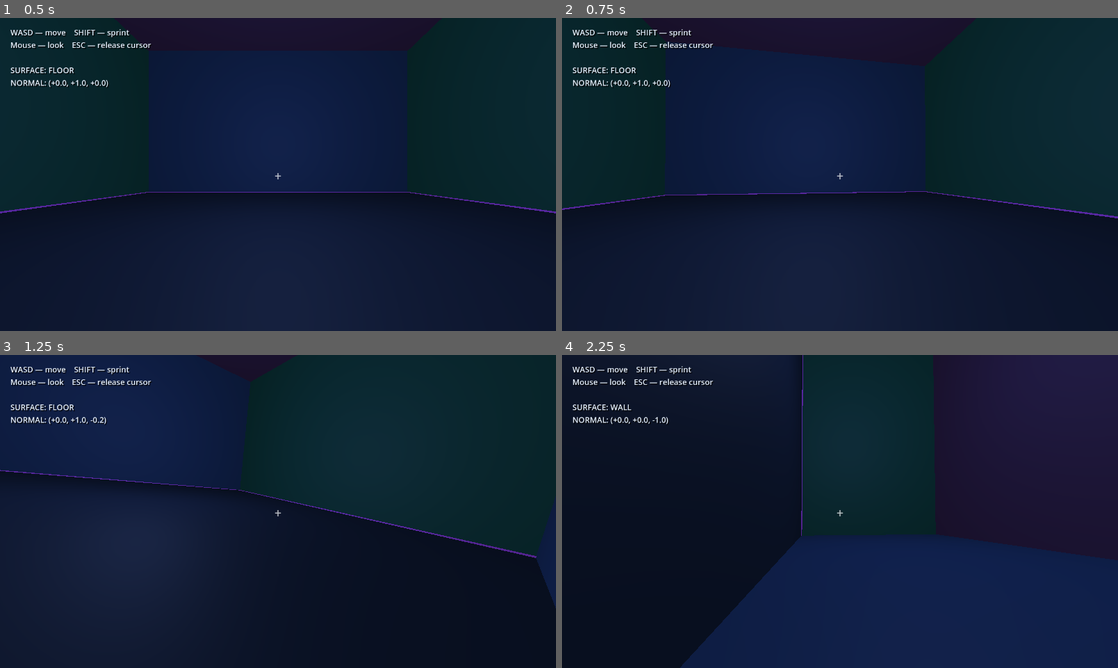
Above: before the commit, frames 1-4 (two rows, left to right).
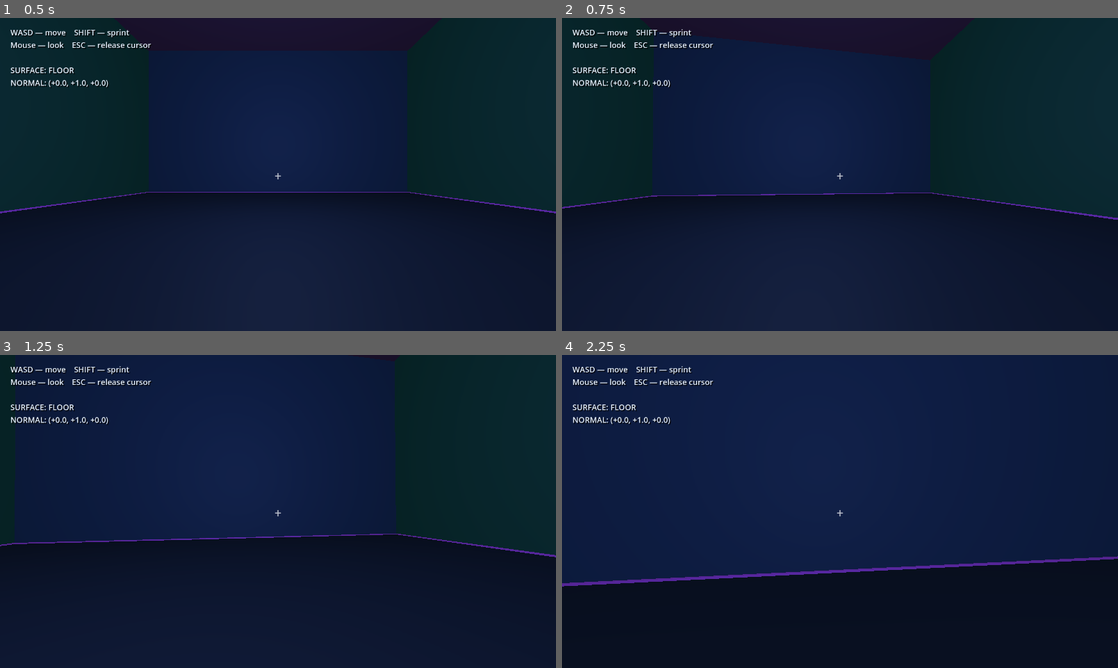
Above: after the commit, the same moments.

Repository: VovaShkrobtak/GD-TEST
Game: Godot game, scene res://scenes/main.tscn
The game is run twice, just before and just after one commit, with the same random seed, the same clock (stepped at 60 frames per second) and the same inputs.
Inputs (mouse positions are in pixels of both pictures, inside the frame that each line leads up to):
- Up to frame 1 (0.5 s): no input
- Up to frame 2 (0.75 s): tap Enter at 0.5 s; move the mouse to (867, 174) at 0.52 s; hold W from 0.53 s (still down); hold Shift from 0.53 s (still down)
- Up to frame 3 (1.25 s): keep holding W; keep holding Shift
- Up to frame 4 (2.25 s): keep holding W; move the mouse to (812, 511) at 1.27 s; release Shift at 1.28 s; tap Shift at 1.35 s; move the mouse to (851, 505) at 2.02 s; hold Shift from 2.03 s (still down)

Frame 1 is identical in both runs. In frame 2, 0.6% of the frame differs, in the area x 0-100%, y 55-65%; in frame 3, 8.4%; in frame 4, 53%, in the area x 0-100%, y 0-100%.

Commit message:
Stabilize corner transitions, fix WASD direction, add procedural human head bob

Diff:
--- a/scripts/player.gd
+++ b/scripts/player.gd
@@ -30,7 +30,24 @@
 @export var mouse_sensitivity: float = 0.0023
 @export var max_pitch: float = 1.45
 
+@export_category("Head Bob")
+@export var bob_enabled: bool = true
+@export var bob_frequency: float = 1.8
+@export var bob_vertical_amplitude: float = 0.055
+@export var bob_lateral_amplitude: float = 0.035
+@export var bob_roll_amplitude: float = 0.025
+@export var bob_smoothing: float = 10.0
+@export var sprint_bob_multiplier: float = 1.08
+
 @onready var view_pivot: Node3D = $ViewPivot
+@onready var camera: Camera3D = $ViewPivot/Camera3D
+
+const CAMERA_REST_POSITION := Vector3(0.0, 1.5, 0.0)
+
+var bob_phase: float = 0.0
+var bob_amount: float = 0.0
+var bob_position_offset := Vector3.ZERO
+var bob_roll: float = 0.0
 
 
 var surface_up: Vector3 = Vector3.UP
@@ -44,6 +61,11 @@
 var pitch: float = 0.0
 var _mouse_captured := true
 var _last_surface_name := "FLOOR"
+
+# Prevent the controller from switching back and forth between two normals
+# while the capsule is physically touching a 90-degree corner.
+var _surface_transition_lock: float = 0.0
+@export var surface_transition_lock_time: float = 0.38
 
 
 func _ready() -> void:
@@ -90,6 +112,12 @@
 
 
 func _physics_process(delta: float) -> void:
+    if _surface_transition_lock > 0.0:
+        _surface_transition_lock = maxf(
+            0.0,
+            _surface_transition_lock - delta
+        )
+
     # Use the surface from the previous frame for this movement step.
     up_direction = surface_up
 
@@ -97,7 +125,7 @@
 
     var input_2d := Vector2(
         float(Input.is_key_pressed(KEY_D)) - float(Input.is_key_pressed(KEY_A)),
-        float(Input.is_key_pressed(KEY_S)) - float(Input.is_key_pressed(KEY_W))
+        float(Input.is_key_pressed(KEY_W)) - float(Input.is_key_pressed(KEY_S))
     )
 
     if input_2d.length_squared() > 1.0:
@@ -150,7 +178,15 @@
         velocity = planar_velocity + surface_up * normal_velocity
 
     # The actual collision happens first.
+    var velocity_before_collision := velocity
     move_and_slide()
+
+    # Keep the gait camera driven by the motion that existed immediately
+    # before collision resolution.
+    var planar_speed := _project_on_plane(
+        velocity_before_collision,
+        surface_up
+    ).length()
 
     # Now inspect what we REALLY hit this frame. This catches:
     #   floor -> wall
@@ -158,7 +194,7 @@
     #   wall -> ceiling
     #   ceiling -> wall
     # without relying on a particular camera/basis direction.
-    var collision_normal := _find_transition_normal()
+    var collision_normal := _find_transition_normal(velocity_before_collision)
 
     if collision_normal.length_squared() > 0.0001:
         _set_target_surface(collision_normal)
@@ -173,15 +209,18 @@
     if is_on_floor():
         apply_floor_snap()
 
+    _update_head_bob(delta, planar_speed, is_on_floor())
     _update_surface_name()
 
 
-func _find_transition_normal() -> Vector3:
+func _find_transition_normal(approach_velocity: Vector3) -> Vector3:
     if get_slide_collision_count() == 0:
         return Vector3.ZERO
 
     var best_normal := Vector3.ZERO
-    var best_score := 2.0
+    var best_score := -INF
+
+    var approach := approach_velocity.normalized()
 
     for index in range(get_slide_collision_count()):
         var collision := get_slide_collision(index)
@@ -189,14 +228,30 @@
 
         # Ignore surfaces that are basically the plane we're already walking on.
         var same_surface := normal.dot(surface_up)
-
         if same_surface >= surface_change_dot:
             continue
 
-        # Prefer the surface most different from our current up direction.
-        # At a corner, either neighboring plane is a valid transition target.
-        if same_surface < best_score:
-            best_score = same_surface
+        # A genuine transition surface should be in front of our motion.
+        # This rejects side contacts that otherwise compete with the actual
+        # wall/ceiling we're walking into.
+        var impact := 0.0
+        if approach_velocity.length_squared() > 0.04:
+            impact = maxf(0.0, -approach.dot(normal))
+
+        # At a 90-degree corner the two normals can be equally valid.
+        # The first selected normal gets locked for a short time, preventing
+        # frame-to-frame oscillation between the two surfaces.
+        var difference := 1.0 - same_surface
+
+        # Strongly prefer an actual head-on transition; retain difference as
+        # a tie-breaker when approaching a corner diagonally.
+        var score := impact * 4.0 + difference
+
+        if approach_velocity.length_squared() <= 0.04:
+            score = difference
+
+        if score > best_score:
+            best_score = score
             best_normal = normal
 
     return best_normal
@@ -207,6 +262,16 @@
 
     if new_normal.dot(surface_up) >= surface_change_dot:
         return
+
+    # During the short corner-transition window, accept only the normal that
+    # belongs to the transition already in progress. This eliminates the
+    # classic wall/corner/ceiling camera jitter.
+    if _surface_transition_lock > 0.0:
+        if target_surface_up.dot(new_normal) < 0.96:
+            return
+        return
+
+    _surface_transition_lock = surface_transition_lock_time
 
     # Transport the stored view direction across the corner BEFORE changing
     # surface_up. This preserves where the player was looking instead of
@@ -218,6 +283,71 @@
     )
 
     target_surface_up = new_normal
+
+
+func _update_head_bob(
+    delta: float,
+    planar_speed: float,
+    grounded: bool
+) -> void:
+    if not bob_enabled:
+        bob_amount = move_toward(bob_amount, 0.0, bob_smoothing * delta)
+    else:
+        var speed_ratio := clampf(planar_speed / move_speed, 0.0, 1.75)
+        var target_amount := 0.0
+
+        if grounded and planar_speed > 0.25:
+            target_amount = clampf(speed_ratio, 0.0, 1.0)
+
+        bob_amount = lerpf(
+            bob_amount,
+            target_amount,
+            1.0 - exp(-bob_smoothing * delta)
+        )
+
+        if target_amount > 0.0:
+            var sprint_factor := 1.0
+            if Input.is_key_pressed(KEY_SHIFT):
+                sprint_factor = sprint_bob_multiplier
+
+            var frequency := bob_frequency * lerpf(
+                0.88,
+                1.22,
+                clampf(speed_ratio, 0.0, 1.0)
+            ) * sprint_factor
+
+            bob_phase += TAU * frequency * delta
+
+            # Two vertical peaks per gait cycle and a slower side-to-side
+            # sway create a subtle human head movement rather than a sine-wave
+            # camera attached directly to velocity.
+            var vertical := (0.5 - 0.5 * cos(bob_phase * 2.0))
+            vertical -= 0.28
+
+            var lateral := sin(bob_phase)
+            var roll := sin(bob_phase) * bob_roll_amplitude
+            roll += sin(bob_phase * 2.0) * bob_roll_amplitude * 0.35
+
+            bob_position_offset = Vector3(
+                lateral * bob_lateral_amplitude * bob_amount,
+                vertical * bob_vertical_amplitude * bob_amount,
+                0.0
+            )
+
+            bob_roll = roll * bob_amount
+        else:
+            bob_position_offset = bob_position_offset.lerp(
+                Vector3.ZERO,
+                1.0 - exp(-bob_smoothing * delta)
+            )
+            bob_roll = lerpf(
+                bob_roll,
+                0.0,
+                1.0 - exp(-bob_smoothing * delta)
+            )
+
+    camera.position = CAMERA_REST_POSITION + bob_position_offset
+    camera.rotation.z = bob_roll
 
 
 func _update_surface_orientation(delta: float) -> void:
